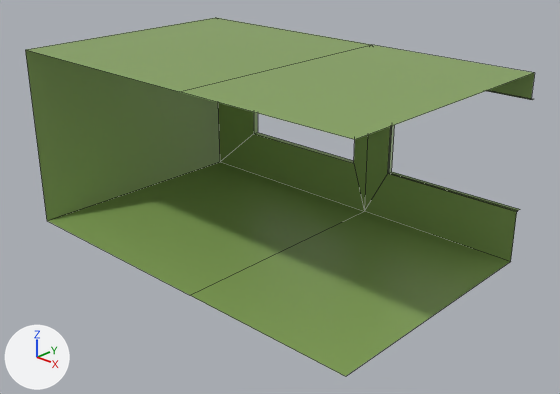
Two versions of the Blender file room.blend, one commit apart.
Before and after are seen from a camera (50 mm lens) standing at (9.2, -8.62, 5.29) and looking at (1.84, -0.77, 0.82). The axes (+X, +Y, +Z) are drawn at lower left. The lights are the same throughout. Mesh edges are drawn as thin lines.

Objects in the first picture: 'Room'.
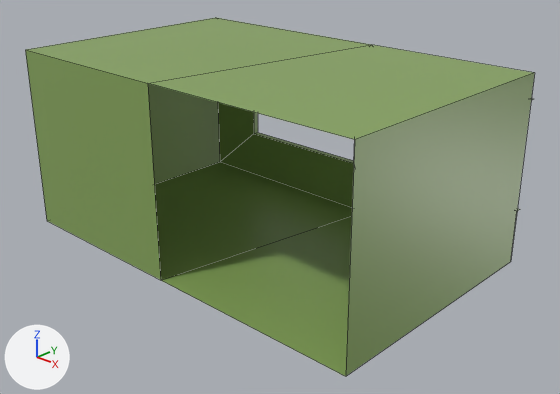
Commit message: Update room.blend
added back walls

What the commit changed:
me_cube has 36 vertices, 25 faces and spans x -2.12..6.05, y -3.46..1.73, z 0.0..3.68.
me_cube is used by ob_room; location (0.03, -0.05, 0.0); scale (0.77, 0.77, 0.77).
Verts and faces of me_cube; kept vertices keep their numbers, new ones are numbered from 36.
Before the commit, vertices of me_cube: 0 (6.05, 1.59, 3.68) at pixel (534, 72), 1 (6.05, 1.59, 0.0) at pixel (510, 261), 2 (6.05, -3.46, 3.68) at pixel (354, 139), 3 (6.05, -3.46, 0.0) at pixel (345, 376), 6 (-2.12, -3.46, 3.68) at pixel (25, 49).
Before the commit, vertices of me_cube: 7 (-2.12, -3.46, 0.0) at pixel (46, 220), 9 (2.54, -3.46, 3.68) at pixel (179, 91), 10 (2.54, -3.46, 0.0) at pixel (189, 295).
Part 1, on me_cube:
Vertex 9 moves to (1.73, -3.46, 3.68), pixel (147, 83).
Vertex 10 moves to (1.73, -3.46, 0.0), pixel (160, 280).
New faces: (6, 7, 10, 9), (0, 2, 3, 1).

Where the change shows, as pixel boxes (x1, y1, x2, y2) in the pictures (560 x 394 px):
part 1 of me_cube, built on: before (27, 43, 534, 376); after (25, 43, 535, 376)
